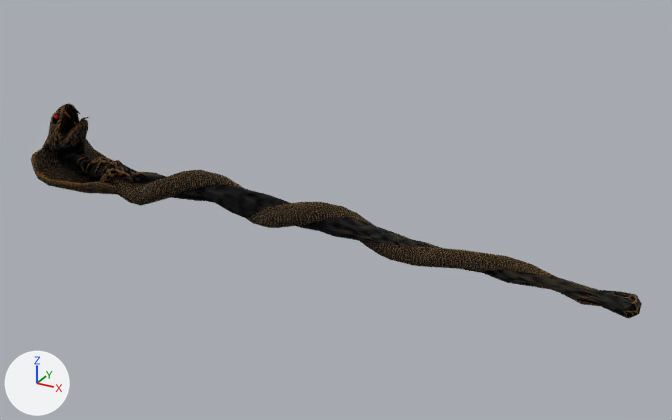
Before and after pictures for a commit that changed the glTF model assets/models/ITMW_2H_SERPENTSTAFF.glb.
Before and after are seen from a 50 mm lens placed at (1.012, -2.199, 1.162), pointed at (-0.211, 0.025, 0.049). The lights are fixed; the arrows at lower left show +X, +Y and +Z.
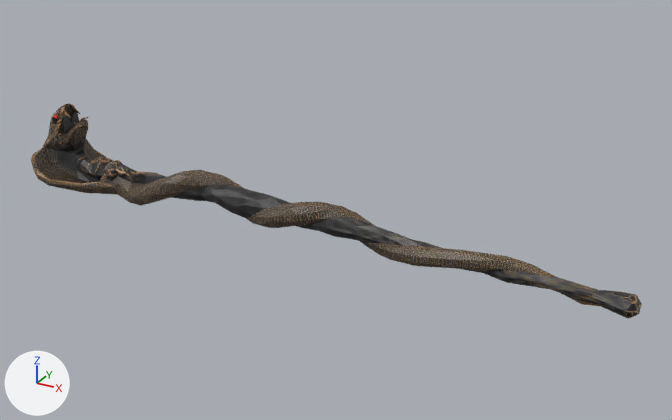
Where the change shows, as pixel boxes [x1, y1, x2, y2] in the pictures (672 x 420 px):
'Mesh', surface changed
    both: [31, 103, 642, 319]

The change, as a diff of the scene's bpy script:
```diff
--- a/assets/models/ITMW_2H_SERPENTSTAFF.glb.py
+++ b/assets/models/ITMW_2H_SERPENTSTAFF.glb.py
@@ mat_serpent_staff @@
 mat_serpent_staff.texture = img_serpent_staff
-mat_serpent_staff.metallic = 1.0
-mat_serpent_staff.roughness = 1.0
```
